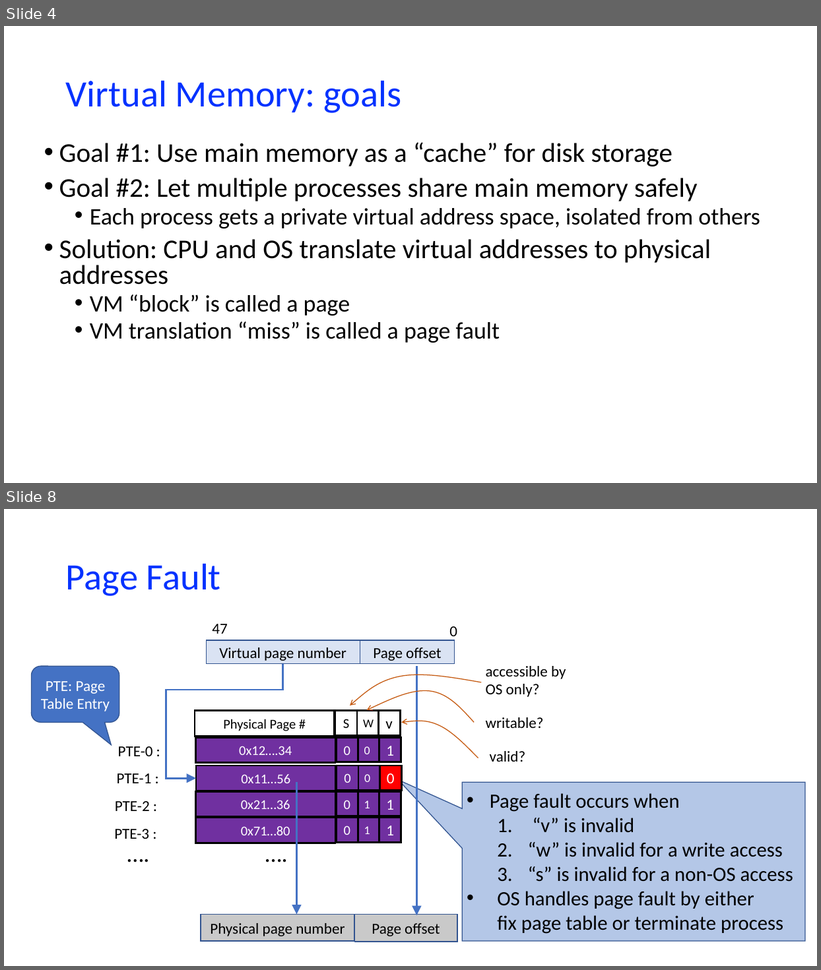
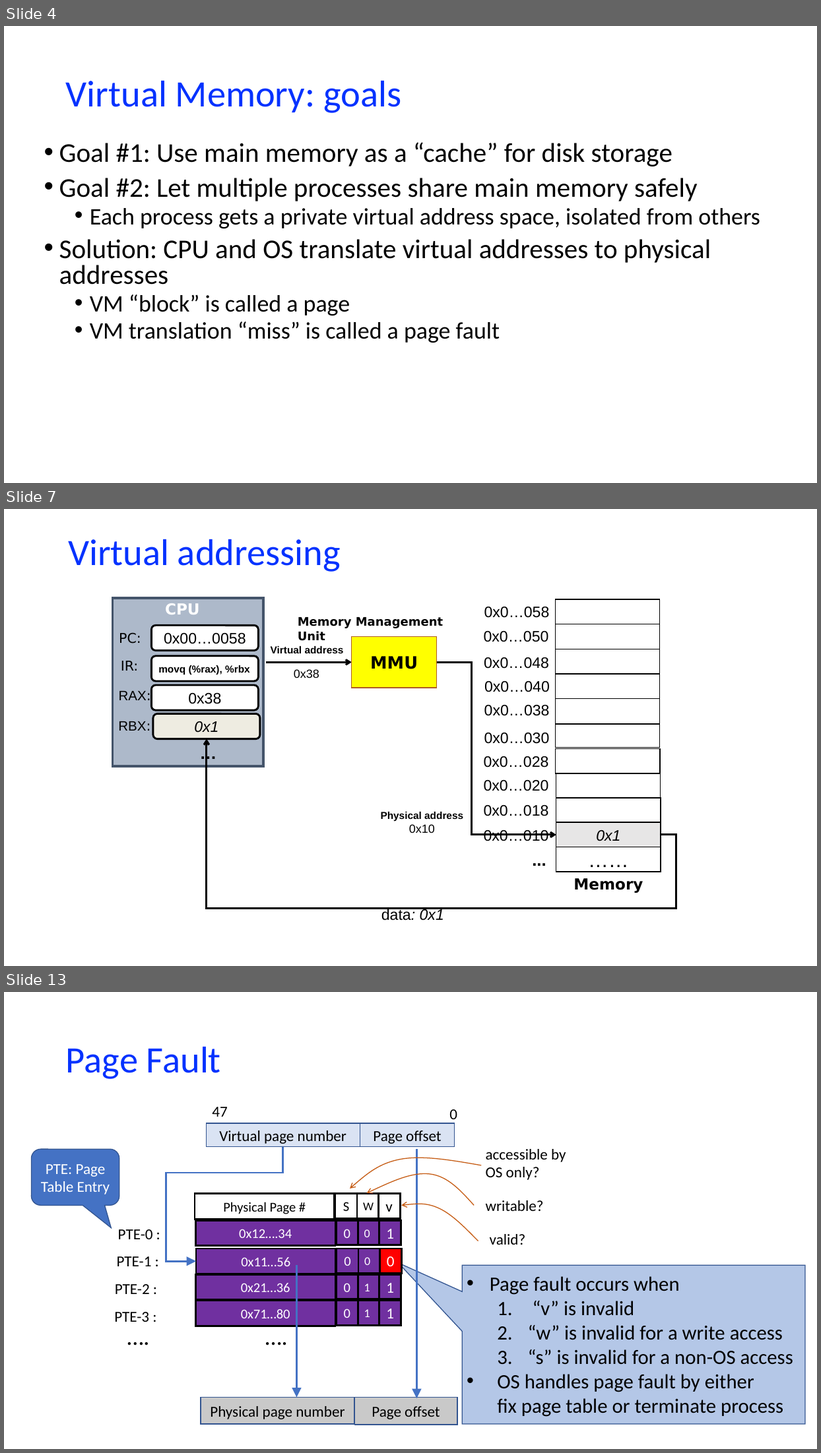
Before and after one commit to NYU-CSO/nyu-cso.github.io, a slide deck: notes/arch-mem2.pptx. Shown one above the other, each under a label of ours: slides 4 and 8 before the commit, slides 4, 7 and 13 after it; the slides between them are not shown. The pictures are 821x970 and 821x1453 pixels, drawn with LibreOffice and Linux fonts; fonts in the diff are those of the drawing. Boxes give left, top, right and bottom in pixels: in the first picture for what was removed or moved away, otherwise in the second. Text is boxed around its words. In the diff, an @@ line names an element or a change of style, - is before the commit and + after.

```diff
--- a/notes/arch-mem2.pptx
+++ b/notes/arch-mem2.pptx
@@ slide 7 added at (4,509,817,966), background #FFFFFF @@
@@ title added at (68,539,341,572), 44 pt, text #0432FF @@
+Virtual addressing
@@ text added at (298,617,443,641), 14 pt, text #000000, bold @@
+Memory Management Unit
@@ text added at (271,646,344,654), 12 pt, text #000000, bold @@
+Virtual address
@@ rectangle added at (352,637,436,689), fill #FFFF00, outline #AF5C24 1 pt, 20 pt, text #000000, bold @@
+MMU
@@ arrow added from (265, 662) to (352, 662), #000000 2.25 pt @@
@@ elbow arrow added from (437, 662) to (556, 835), #000000 2.25 pt @@
@@ text added at (294,669,319,678), 14 pt, text #000000 @@
+0x38
@@ group added at (113,598,264,766): 6 texts, 4 rounded rectangles, 1 rectangle @@
+CPU
+0x00…0058
+PC:
+IR:
+movq (%rax), %rbx
+RAX:
+0x38
+0x1
+…
+RBX:
@@ elbow arrow added from (661, 835) to (207, 739), #000000 2.25 pt @@
@@ text added at (381,812,463,833), 12 pt, text #000000, bold @@
+Physical address
+0x10
@@ group added at (484,599,661,893): 12 texts, 11 rectangles @@
+Memory
+0x1
+……
+0x0…058
+0x0…050
+0x0…010
+0x0…018
+0x0…020
+0x0…028
+0x0…030
+0x0…038
+0x0…040
+0x0…048
+...
@@ text added at (382,908,444,921), 18 pt, text #000000 @@
+data: 0x1
@@ what was slide 8 is now slide 13 @@
```
Also in this commit, not shown: 3 slides changed, 4 other slides added, 1 other file.
